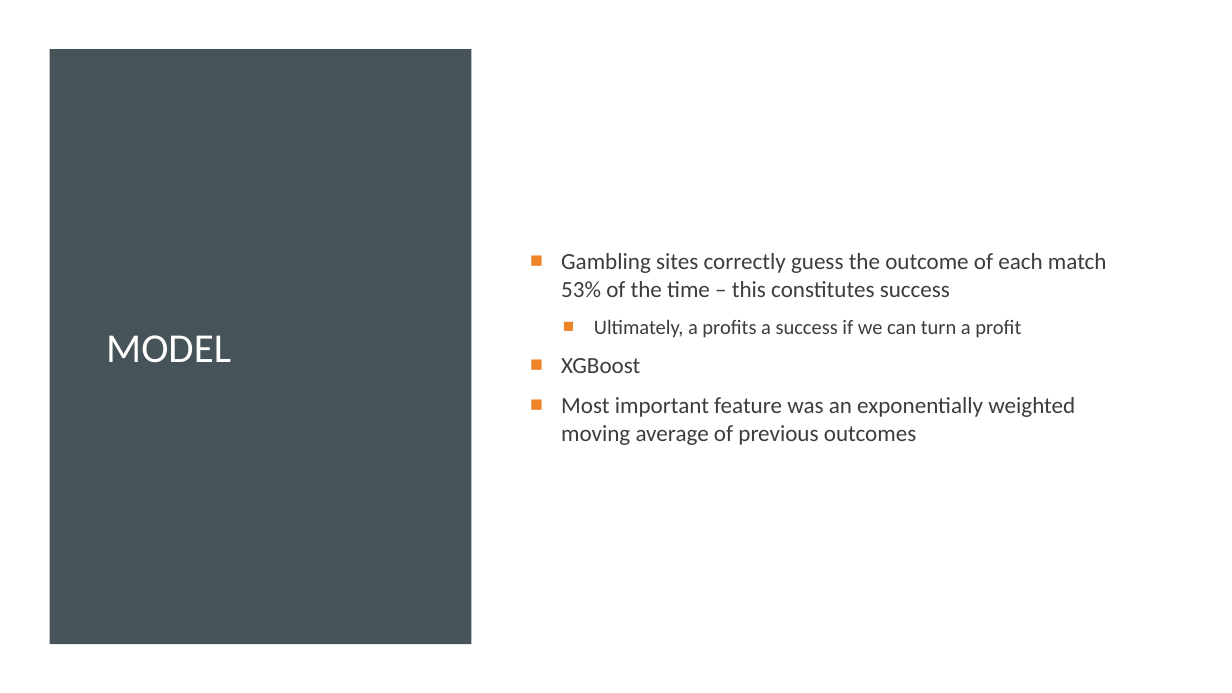
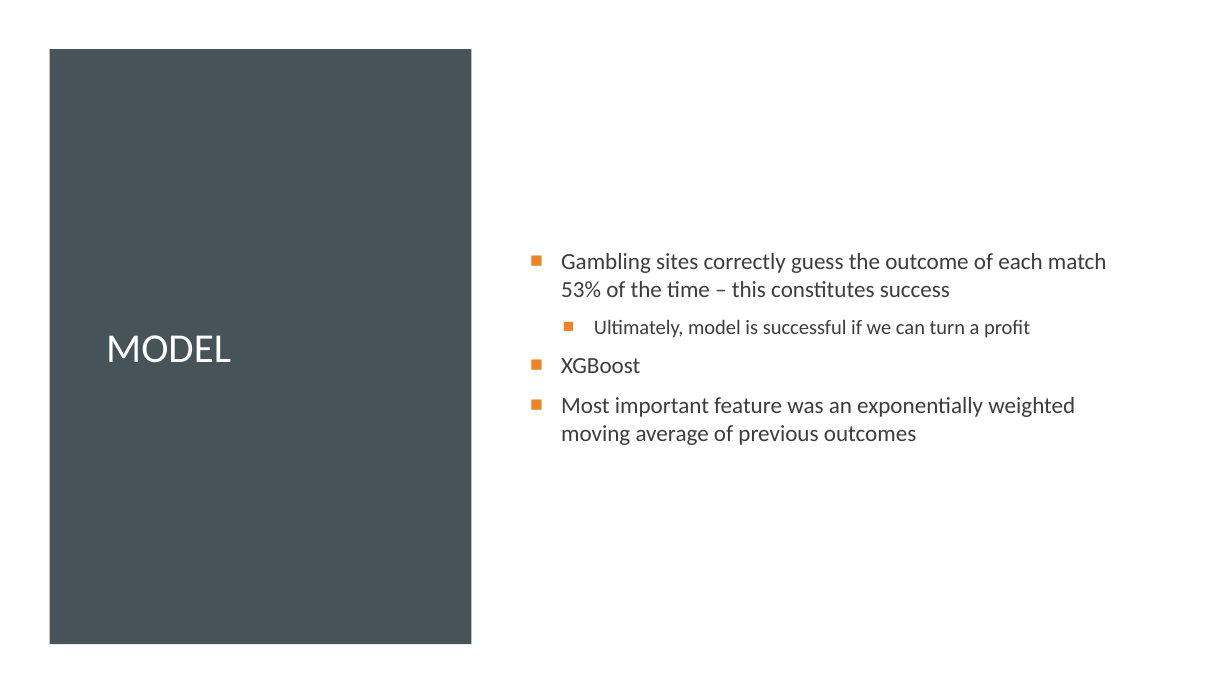
Before and after one commit to mscheriger/2020-msia423-scheriger, a slide deck: slide 4 of deliverables/European Soccer Predictions with Fifa Ratings.pptx. Drawn at 1232x693 pixels with LibreOffice and Linux fonts; fonts in the diff are those of the drawing. Boxes give left, top, right and bottom in pixels: in the first picture for what was removed or moved away, otherwise in the second. Text is boxed around its words. In the diff, an @@ line names an element or a change of style, - is before the commit and + after.

```diff
--- a/deliverables/European Soccer Predictions with Fifa Ratings.pptx
+++ b/deliverables/European Soccer Predictions with Fifa Ratings.pptx
@@ text at (594,319,1030,338): text changed @@
-  ■ Ultimately, a profits a success if we can turn a profit
+  ■ Ultimately, model is successful if we can turn a profit
```
Also in this commit, not shown: 4 other files.
